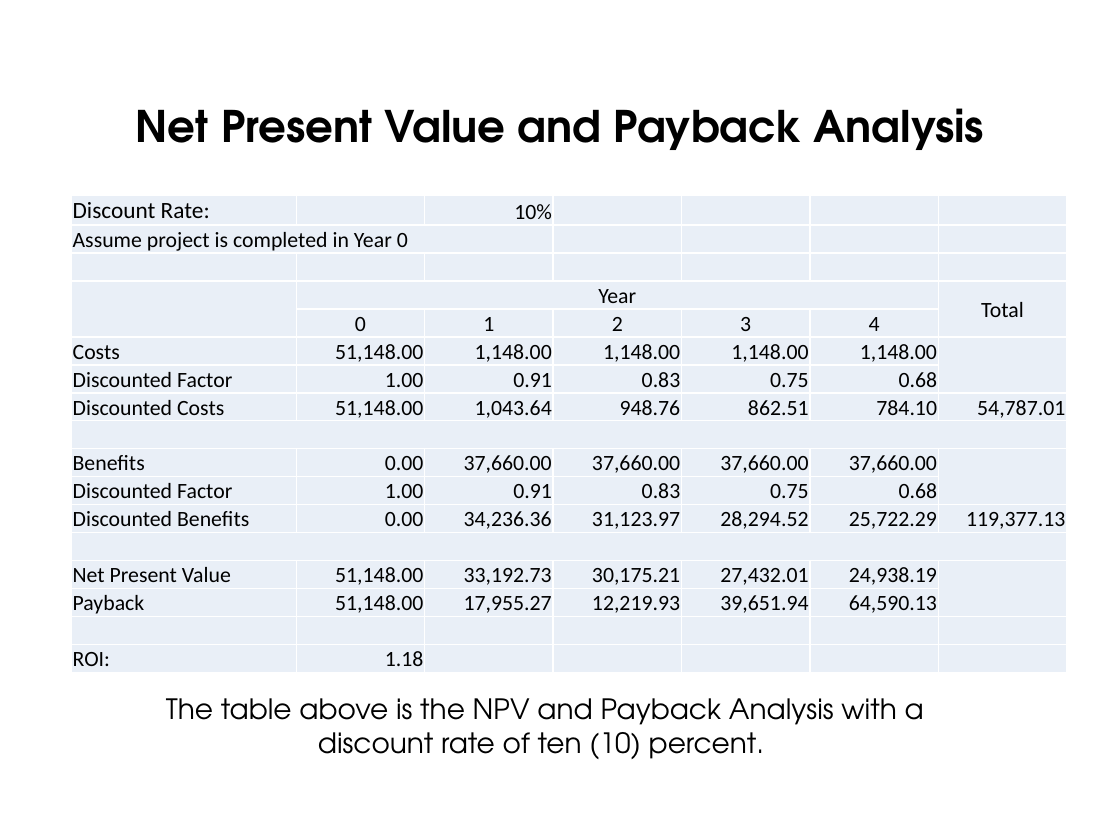
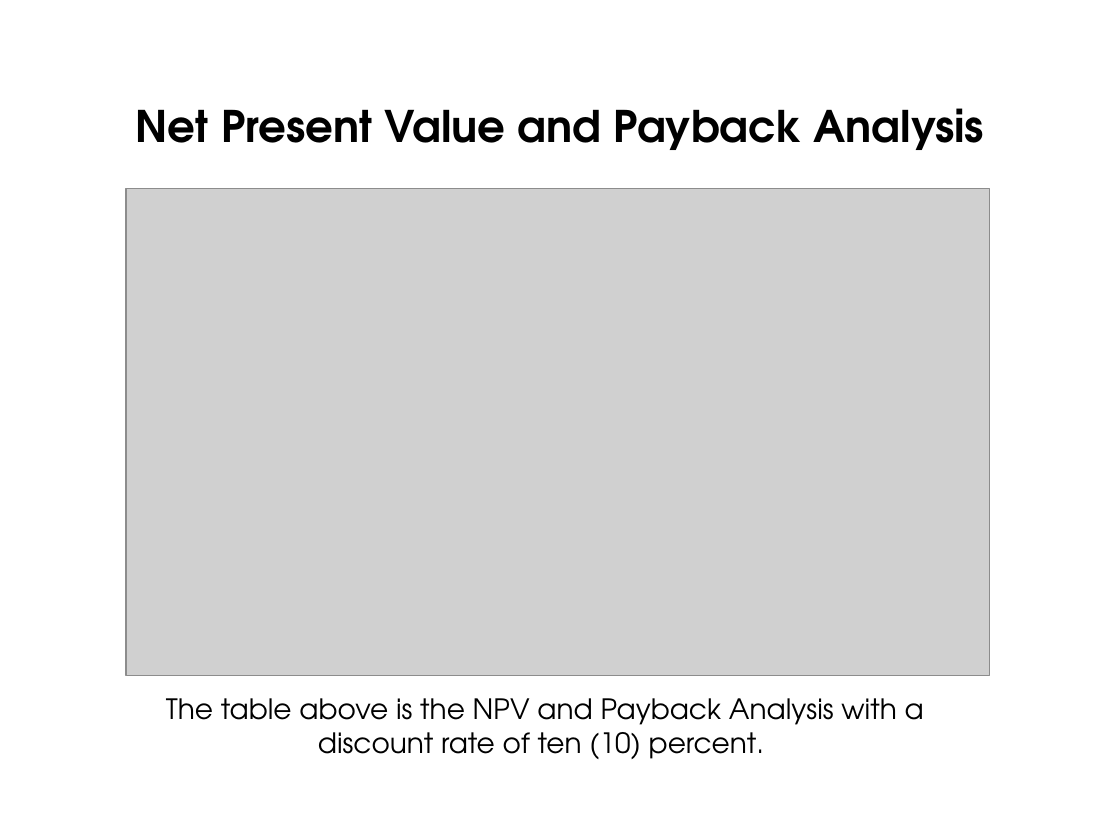
Before and after one commit to sergeangelo21/ReCOP-ComEx, a slide deck: slide 31 of Documentation/PowerPoint.pptx (slide 26 before the commit). Drawn at 1120x840 pixels with LibreOffice and Linux fonts; fonts in the diff are those of the drawing; grey boxes stand for pictures; background and template pictures are left out. Boxes give left, top, right and bottom in pixels: in the first picture for what was removed or moved away, otherwise in the second. Text is boxed around its words. In the diff, an @@ line names an element or a change of style, - is before the commit and + after.

```diff
--- a/Documentation/PowerPoint.pptx
+++ b/Documentation/PowerPoint.pptx
@@ table removed at (x1=72, y1=195, x2=1070, y2=673), 17 rows, 7 columns @@
-Discount Rate: |  | 10% |  |  |  | 
-Assume project is completed in Year 0 |  |  |  |  |  | 
- |  |  |  |  |  | 
- | Year |  |  |  |  | Total
- | 0 | 1 | 2 | 3 | 4 | 
-Costs | 51,148.00 | 1,148.00 | 1,148.00 | 1,148.00 | 1,148.00 | 
-Discounted Factor | 1.00 | 0.91 | 0.83 | 0.75 | 0.68 | 
-Discounted Costs | 51,148.00 | 1,043.64 | 948.76 | 862.51 | 784.10 | 54,787.01
- |  |  |  |  |  | 
-Benefits | 0.00 | 37,660.00 | 37,660.00 | 37,660.00 | 37,660.00 | 
-Discounted Factor | 1.00 | 0.91 | 0.83 | 0.75 | 0.68 | 
-Discounted Benefits | 0.00 | 34,236.36 | 31,123.97 | 28,294.52 | 25,722.29 | 119,377.13
- |  |  |  |  |  | 
-Net Present Value | 51,148.00 | 33,192.73 | 30,175.21 | 27,432.01 | 24,938.19 | 
-Payback | 51,148.00 | 17,955.27 | 12,219.93 | 39,651.94 | 64,590.13 | 
- |  |  |  |  |  | 
-ROI: | 1.18 |  |  |  |  | 
@@ picture added at (x1=125, y1=188, x2=989, y2=675) @@
```
Also in this commit, not shown: 15 other slides changed, 5 slides added.
